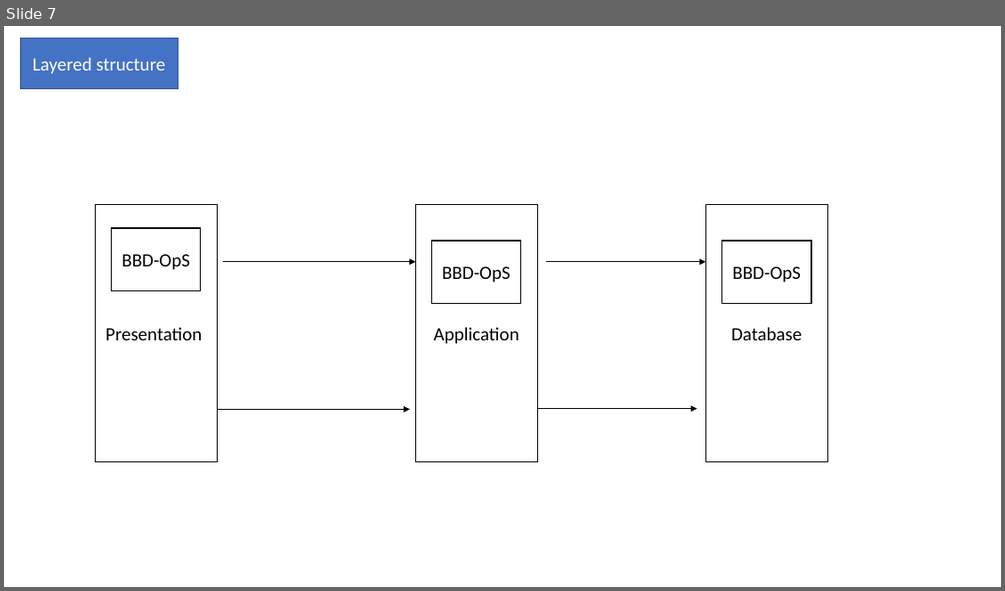
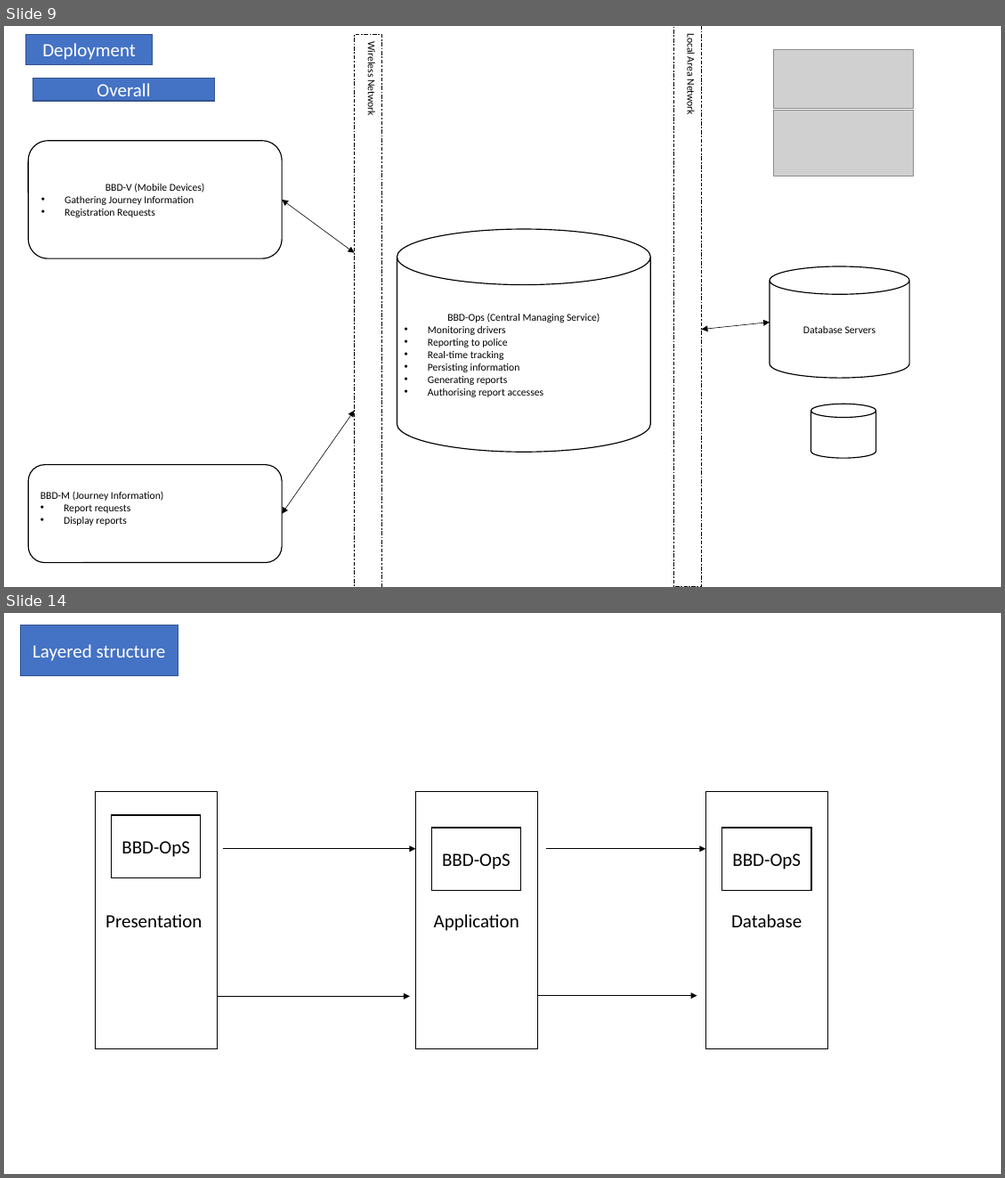
Before and after one commit to st970703/Software_Architecture_Report, a slide deck: Big Brother Driver Diagrams.pptx. Shown one above the other, each under a label of ours: slide 7 before the commit, slides 9 and 14 after it; the slides between them are not shown. The pictures are 1005x591 and 1005x1178 pixels, drawn with LibreOffice and Linux fonts; fonts in the diff are those of the drawing; grey boxes stand for pictures. Boxes give left, top, right and bottom in pixels: in the first picture for what was removed or moved away, otherwise in the second. Text is boxed around its words. In the diff, an @@ line names an element or a change of style, - is before the commit and + after.

Commit message:
working on deployment

```diff
--- a/Big Brother Driver Diagrams.pptx
+++ b/Big Brother Driver Diagrams.pptx
@@ slide 9 added at (x1=4, y1=26, x2=1001, y2=587), background #FFFFFF @@
@@ rectangle added at (x1=26, y1=34, x2=152, y2=65), fill #4472C4, outline #325491 1 pt, 18 pt, text #FFFFFF @@
+Deployment
@@ rectangle added at (x1=354, y1=34, x2=381, y2=587), outline #000000 0.75 pt dashed, 10 pt, text #000000 @@
+Wireless Network
@@ rectangle added at (x1=674, y1=26, x2=702, y2=587), outline #000000 0.75 pt dashed, 10 pt, text #000000 @@
+Local Area Network
@@ picture added at (x1=774, y1=50, x2=914, y2=109) @@
@@ rectangle added at (x1=33, y1=79, x2=214, y2=101), fill #4472C4, outline #325491 1 pt, 18 pt, text #FFFFFF @@
+Overall
@@ picture added at (x1=774, y1=110, x2=914, y2=176) @@
@@ rounded rectangle added at (x1=28, y1=155, x2=170, y2=200), fill #FFFFFF, outline #000000 1 pt, 10 pt, text #000000 @@
+Send Vehicle location/speed
@@ rounded rectangle added at (x1=28, y1=141, x2=282, y2=258), fill #FFFFFF, outline #000000 1 pt, 10 pt, text #000000 @@
+BBD-V (Mobile Devices)
+• Gathering Journey Information
+• Registration Requests
@@ double arrow added from (283, 200) to (354, 253), #000000 0.5 pt @@
@@ cylinder added at (x1=397, y1=230, x2=651, y2=452), fill #FFFFFF, outline #000000 1 pt, 10 pt, text #000000 @@
+BBD-Ops (Central Managing Service)
+• Monitoring drivers
+• Reporting to police
+• Real-time tracking
+• Persisting information
+• Generating reports
+• Authorising report accesses
@@ cylinder added at (x1=769, y1=267, x2=909, y2=378), fill #FFFFFF, outline #000000 1 pt, 10 pt, text #000000 @@
+Database Servers
@@ double arrow added from (702, 329) to (769, 322), #000000 0.5 pt @@
@@ double arrow added from (283, 514) to (354, 410), #000000 0.5 pt @@
@@ cylinder added at (x1=811, y1=403, x2=876, y2=458), fill #FFFFFF, outline #000000 1 pt @@
@@ rounded rectangle added at (x1=28, y1=465, x2=282, y2=563), fill #FFFFFF, outline #000000 1 pt, 10 pt, text #000000 @@
+BBD-M (Journey Information)
+• Report requests
+• Display reports
@@ what was slide 7 is now slide 14 @@
```
Also in this commit, not shown: 6 slides changed, 6 other slides added, 1 other file.
